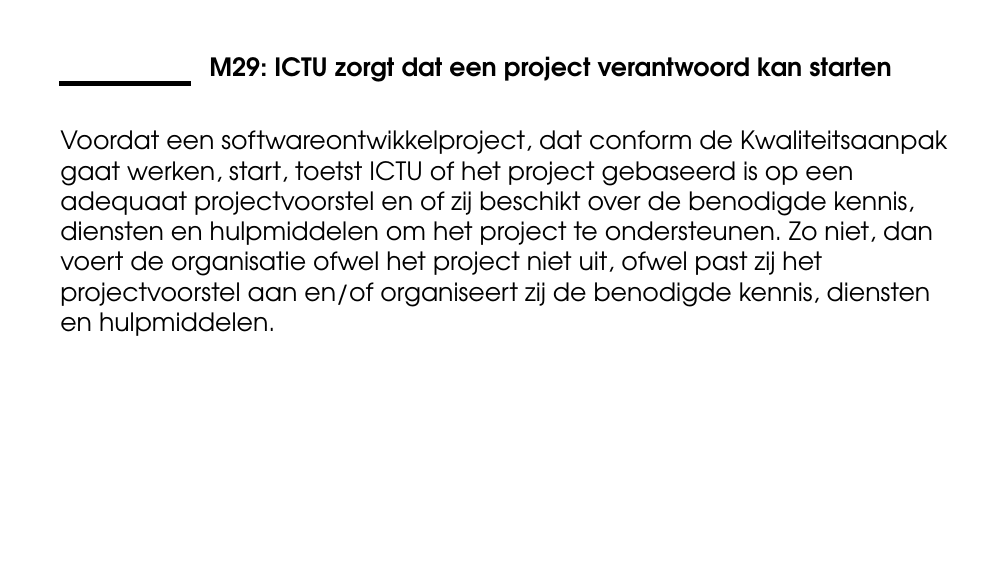
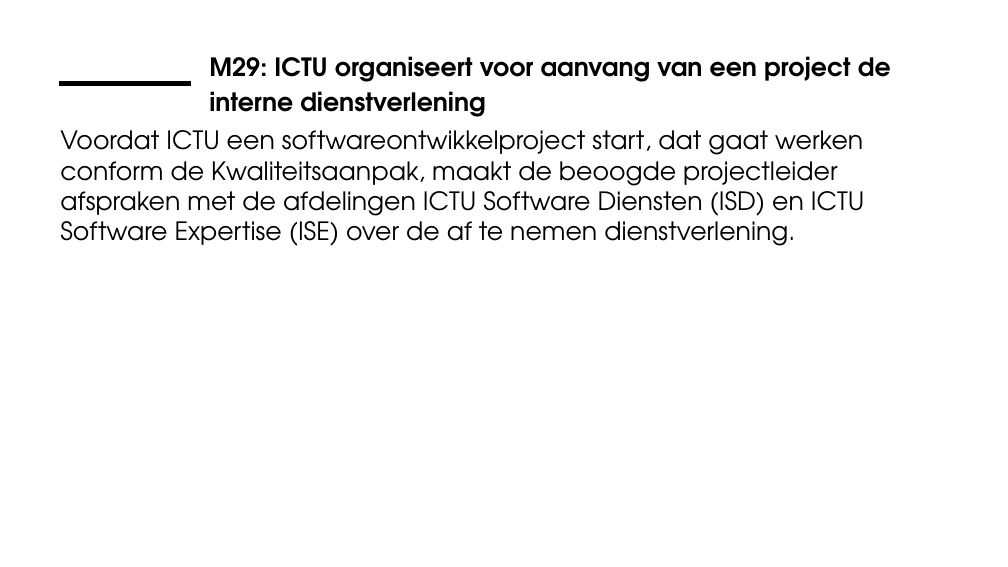
Before and after one commit to ICTU/Kwaliteitsaanpak, a slide deck: slide 28 of docs/wip/ICTU-Kwaliteitsaanpak.pptx. Drawn at 1008x567 pixels with LibreOffice and Linux fonts; fonts in the diff are those of the drawing; background and template pictures are left out. Boxes give left, top, right and bottom in pixels: in the first picture for what was removed or moved away, otherwise in the second. Text is boxed around its words. In the diff, an @@ line names an element or a change of style, - is before the commit and + after.

Commit message:
De scope van maatregel M29 "ICTU zorgt dat een project verantwoord kan starten" gereduceerd tot het organiseren van de interne dienstverlening voor aanvang van een project en de titel hieraan aangepast: "ICTU organiseert voor aanvang van een project de interne dienstverlening". Closes #734.

```diff
--- a/docs/wip/ICTU-Kwaliteitsaanpak.pptx
+++ b/docs/wip/ICTU-Kwaliteitsaanpak.pptx
@@ title at (209,56,891,117): text changed @@
-M29: ICTU zorgt dat een project verantwoord kan starten
+M29: ICTU organiseert voor aanvang van een project de interne dienstverlening
@@ text at (60,130,864,246): text changed @@
-Voordat een softwareontwikkelproject, dat conform de Kwaliteitsaanpak gaat werken, start, toetst ICTU of het project gebaseerd is op een adequaat projectvoorstel en of zij beschikt over de benodigde kennis, diensten en hulpmiddelen om het project te ondersteunen. Zo niet, dan voert de organisatie ofwel het project niet uit, ofwel past zij het projectvoorstel aan en/of organiseert zij de benodigde kennis, diensten en hulpmiddelen.
+Voordat ICTU een softwareontwikkelproject start, dat gaat werken conform de Kwaliteitsaanpak, maakt de beoogde projectleider afspraken met de afdelingen ICTU Software Diensten (ISD) en ICTU Software Expertise (ISE) over de af te nemen dienstverlening.
```
Also in this commit, not shown: 1 other slide changed, 22 other files.
